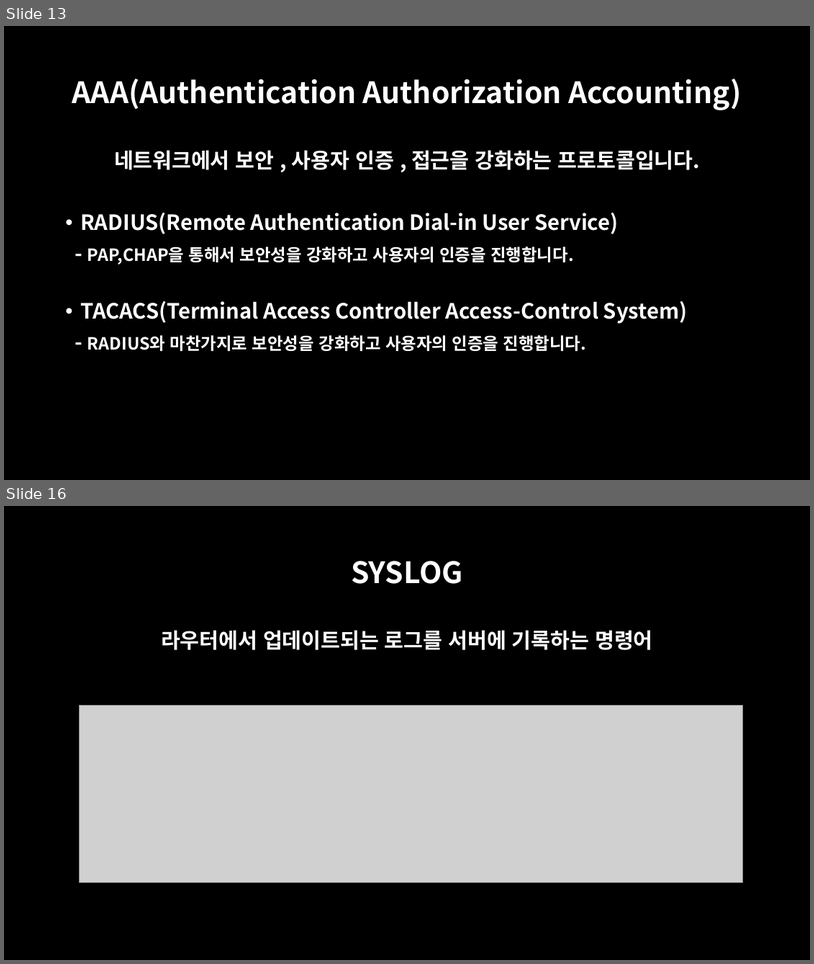
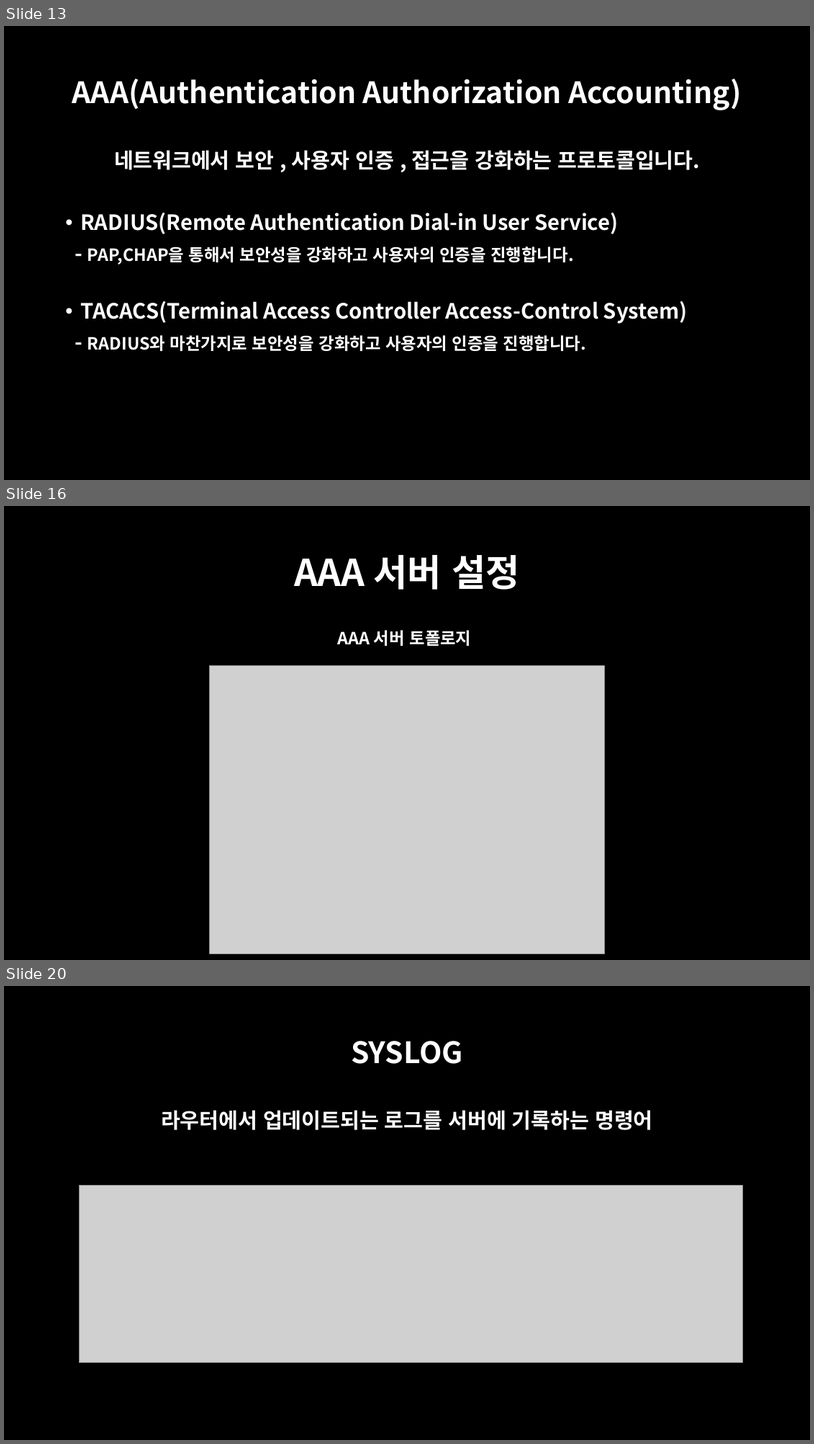
Before and after one commit to oceanwater1234/Network, a slide deck: 7. server/Packet Tracer - Server.pptx. Shown one above the other, each under a label of ours: slides 13 and 16 before the commit, slides 13, 16 and 20 after it; the slides between them are not shown. The pictures are 814x964 and 814x1444 pixels, drawn with LibreOffice and Linux fonts; fonts in the diff are those of the drawing; grey boxes stand for pictures. Boxes give left, top, right and bottom in pixels: in the first picture for what was removed or moved away, otherwise in the second. Text is boxed around its words. In the diff, an @@ line names an element or a change of style, - is before the commit and + after.

```diff
--- a/7. server/Packet Tracer - Server.pptx
+++ b/7. server/Packet Tracer - Server.pptx
@@ slide 16 added at [4,506,810,960], background #000000 @@
@@ title added at [294,555,520,590], 44 pt, text #FFFFFF, bold @@
+AAA 서버 설정
@@ text added at [338,630,471,646], 20 pt, text #FFFFFF, bold @@
+AAA 서버 토폴로지
@@ picture added at [210,665,604,954] @@
@@ what was slide 16 is now slide 20 @@
```
Also in this commit, not shown: 5 other slides added, 2 slides removed, 20 other files.
